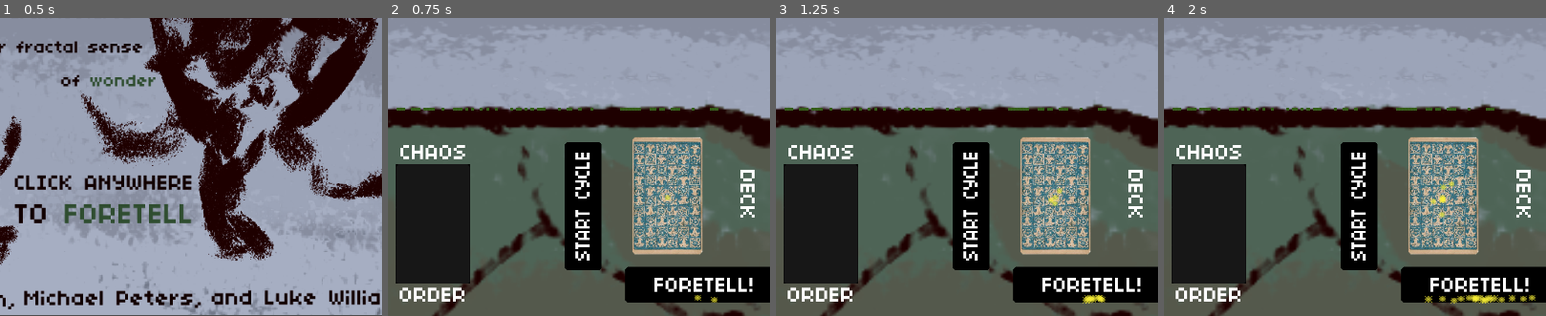
Above: before the commit, frames 1-4 (left to right).
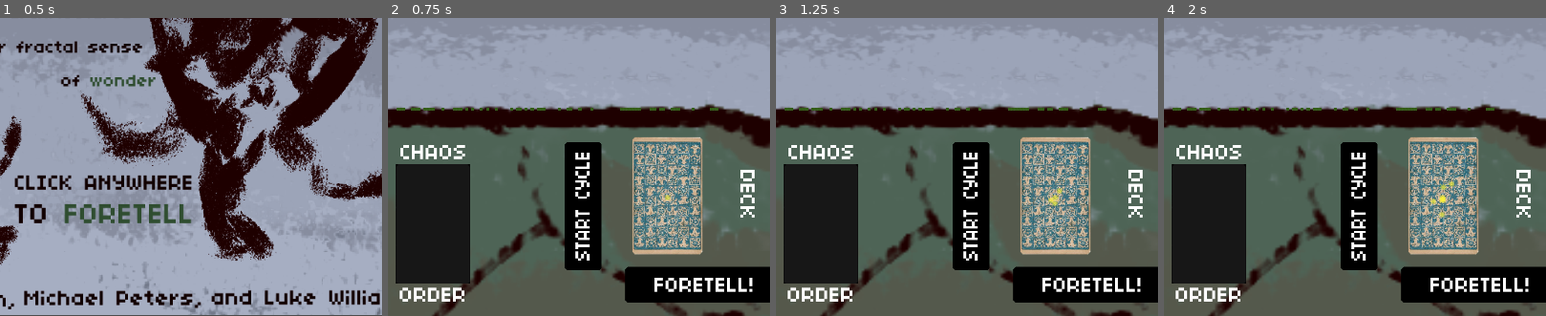
Above: after the commit, the same moments.

Repository: simonmnash/BGS13
Game: Godot game, scene res://TitleScreen.tscn
The game is run twice, just before and just after one commit, with the same random seed, the same clock (stepped at 60 frames per second) and the same inputs.
Inputs (mouse positions are % of the whole screen's width and height, from its top left):
- Up to frame 1 (0.5 s): no input
- Up to frame 2 (0.75 s): move the mouse to (50, 50) at 0.52 s; click (50, 50) at 0.67 s
- Up to frame 3 (1.25 s): no input
- Up to frame 4 (2 s): move the mouse to (81, 95) at 1.27 s; click (81, 95) at 1.42 s
The pictures show only the part of the screen within x 40-90%, y 50-100%; the shares and areas given below are measured in that part.

Frame 1 is identical in both runs. In frame 2, less than 0.1% of the frame differs, in the area x 80-87%, y 92-96%; in frame 3, 0.1%; in frame 4, 0.5%, in the area x 68-98%, y 92-96%.

Commit message:
turn off particle

Diff:
--- a/Board.tscn
+++ b/Board.tscn
@@ -31,7 +31,6 @@
 
 custom_solver_bias = 0.0
 extents = Vector2( 104.563, 23.8575 )
-
 
 [sub_resource type="ParticlesMaterial" id=2]
 
@@ -80,7 +79,6 @@
 
 [node name="Board" type="Node2D" index="0"]
 
-
 position = Vector2( 511.821, 300.007 )
 script = ExtResource( 1 )
 _sections_unfolded = [ "Transform" ]
@@ -94,7 +92,6 @@
 script = ExtResource( 2 )
 
 [node name="Fortell" type="Area2D" parent="." index="1"]
-
 
 position = Vector2( 315.822, 457.573 )
 input_pickable = true
@@ -120,6 +117,7 @@
 
 [node name="FortellHighlight" type="Node2D" parent="Fortell" index="2"]
 
+visible = false
 position = Vector2( 80.1918, 3.01465 )
 scale = Vector2( 1.15077, 1 )
 
@@ -364,9 +362,6 @@
 
 [connection signal="start_growth" from="Fortell" to="Timer" method="_on_StartCycleButton_start_growth"]
 
-
-[connection signal="start_growth" from="StartCycleButton" to="." method="_on_StartCycleButton_start_growth"]
-
 [connection signal="timeout" from="Timer" to="." method="_on_Timer_timeout"]
 
 [connection signal="victory" from="Preserve" to="ScreenshotTimer" method="_on_Preserve_victory"]
--- a/TitleScreen.tscn
+++ b/TitleScreen.tscn
@@ -9,7 +9,7 @@
 custom_solver_bias = 0.0
 extents = Vector2( 587.183, 467.007 )
 
-[node name="TitleScreen_area" type="Area2D"]
+[node name="TitleScreen_area" type="Area2D" index="0"]
 
 position = Vector2( 508, 296 )
 input_pickable = true
